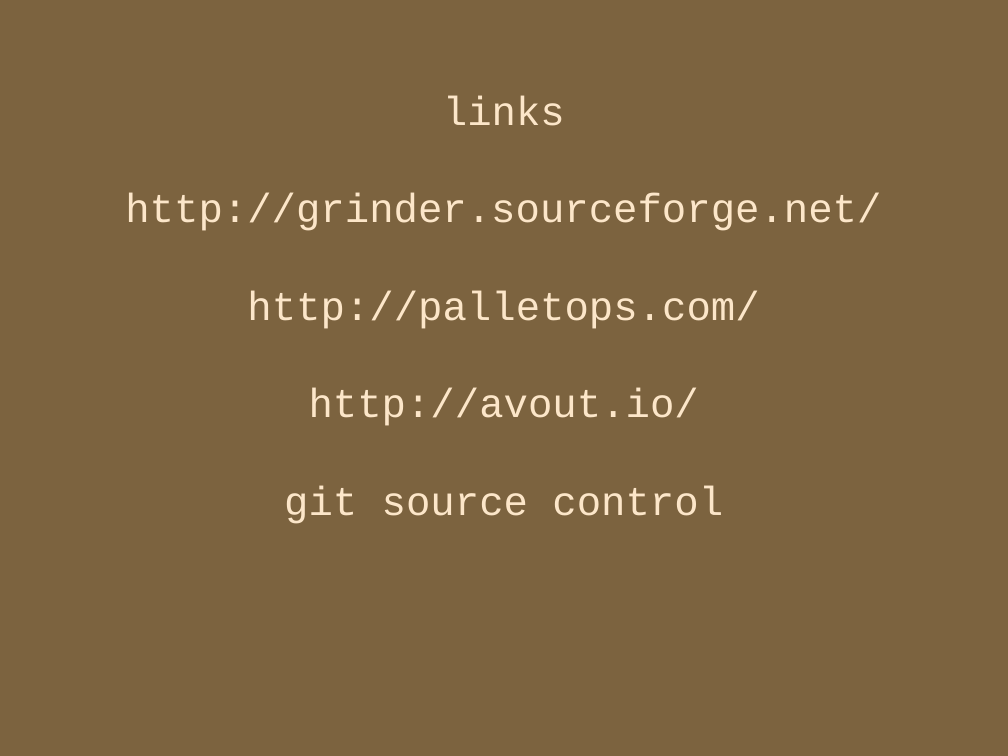
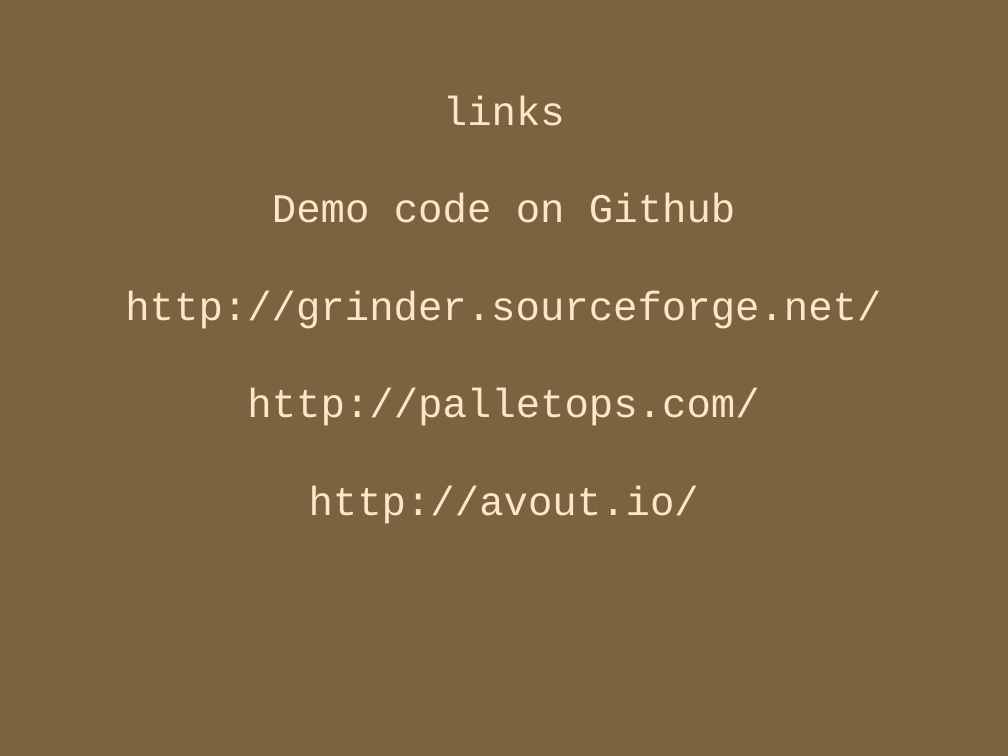
Before and after one commit to locopati/load-testing-with-clojure, a slide deck: slide 9 of docs/load_testing.odp. Drawn at 1008x756 pixels with LibreOffice and Linux fonts; fonts in the diff are those of the drawing. Boxes give left, top, right and bottom in pixels: in the first picture for what was removed or moved away, otherwise in the second. Text is boxed around its words. In the diff, an @@ line names an element or a change of style, - is before the commit and + after.

```diff
--- a/docs/load_testing.odp
+++ b/docs/load_testing.odp
@@ subtitle at box(272, 193, 735, 223): paragraph added @@
+Demo code on Github
@@ subtitle at box(284, 486, 723, 524): paragraph removed @@
-git source control
```
Also in this commit, not shown: 4 other files.
